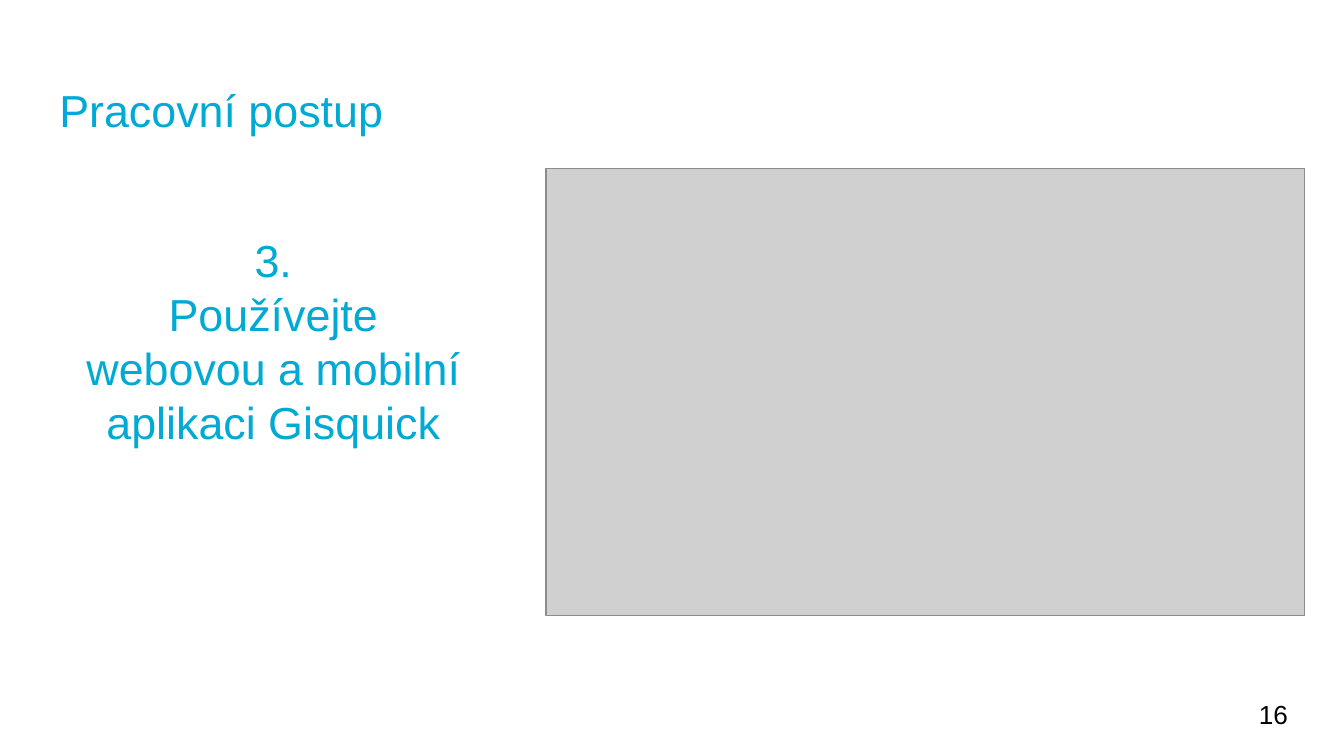
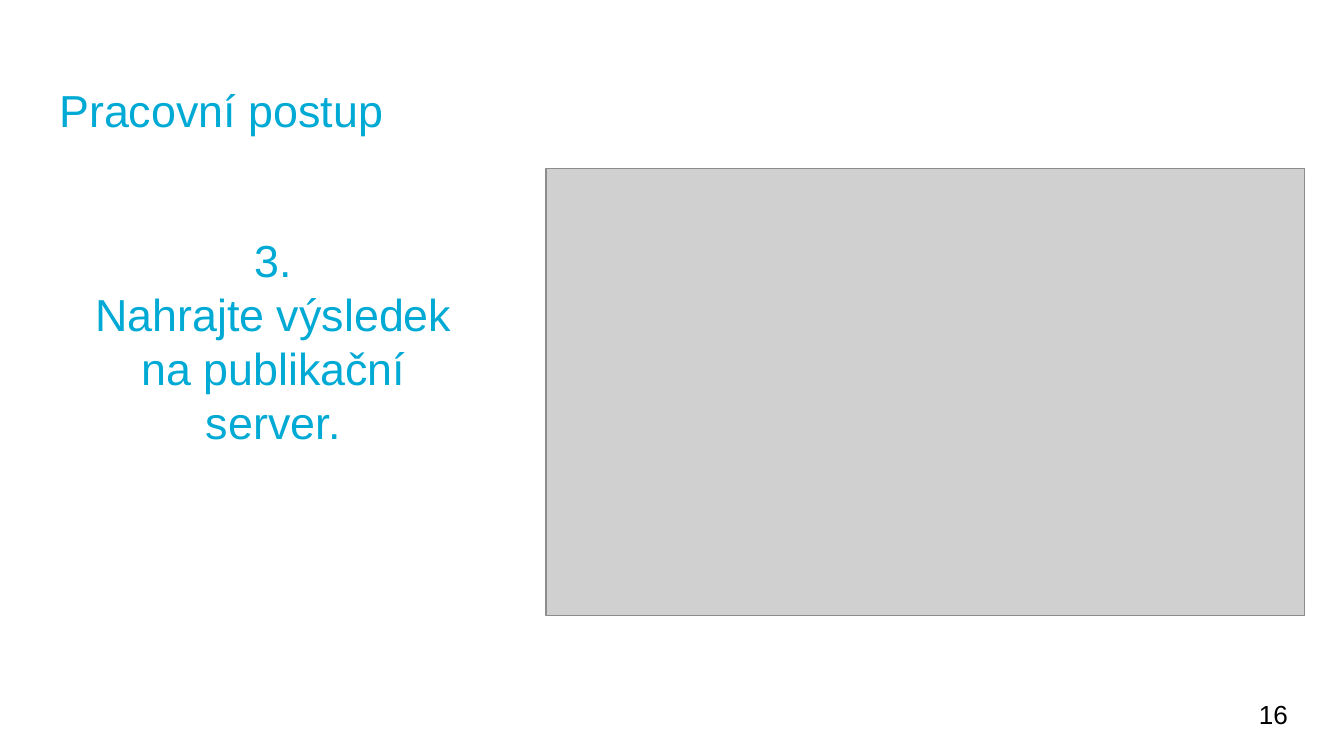
Before and after one commit to gisquick/gisquick-doc, a slide deck: slide 16 of presentations/lets-share-gis-much-quicker-cs.odp. Drawn at 1344x756 pixels with LibreOffice and Linux fonts; fonts in the diff are those of the drawing; grey boxes stand for pictures. Boxes give left, top, right and bottom in pixels: in the first picture for what was removed or moved away, otherwise in the second. Text is boxed around its words. In the diff, an @@ line names an element or a change of style, - is before the commit and + after.

```diff
--- a/presentations/lets-share-gis-much-quicker-cs.odp
+++ b/presentations/lets-share-gis-much-quicker-cs.odp
@@ title at [95, 245, 451, 440]: text changed @@
-3.
-Používejte webovou a mobilní aplikaci Gisquick
+3.
+Nahrajte výsledek na publikační server.
```
Also in this commit, not shown: 13 other slides changed, 1 slide added.
